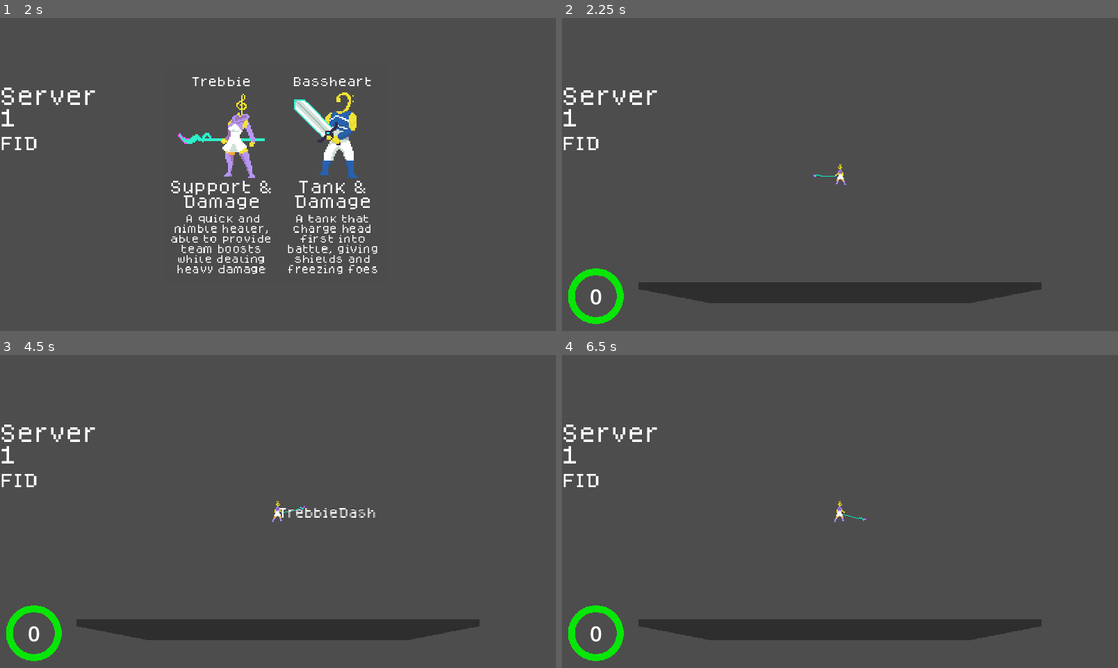
Above: before the commit, frames 1-4 (two rows, left to right).
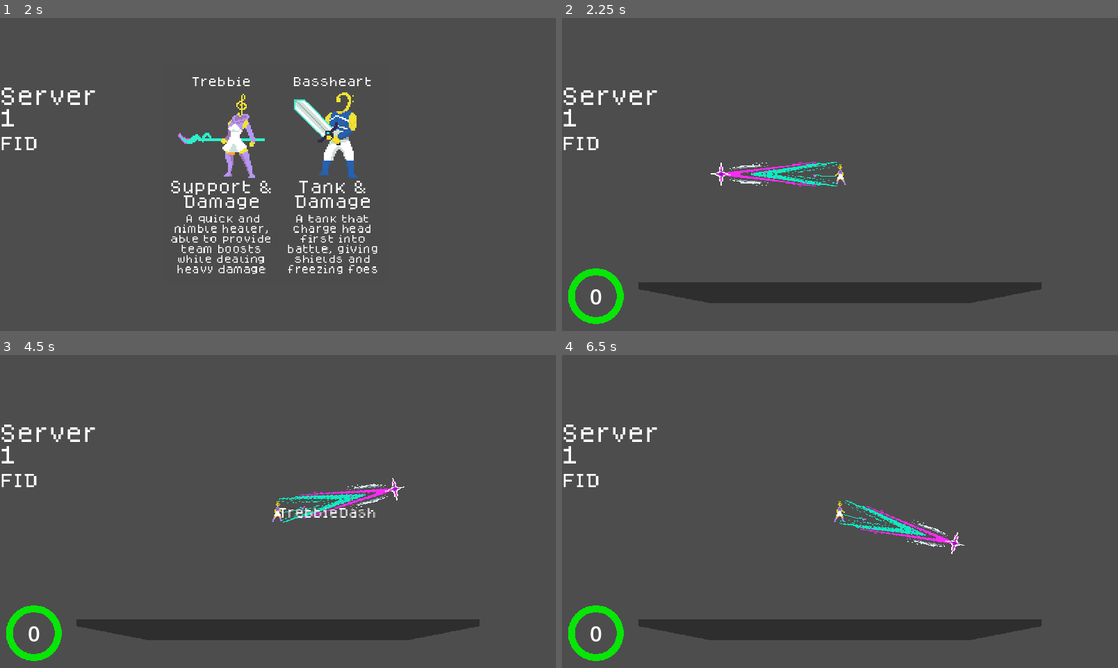
Above: after the commit, the same moments.

Repository: lokasc/rsPrototype
Game: Godot game, scene res://ver_1/game/main/game_manager.tscn
The game is run twice, just before and just after one commit, with the same random seed, the same clock (stepped at 60 frames per second) and the same inputs.
Inputs (mouse positions are in pixels of both pictures, inside the frame that each line leads up to):
- Up to frame 1 (2 s): click (322, 27) at 0.52 s; type "12" at 0.6 s; click "Host" at 1.25 s
- Up to frame 2 (2.25 s): click (784, 174) at 2.02 s
- Up to frame 3 (4.5 s): tap Enter at 2.75 s; move the mouse to (400, 495) at 2.77 s; hold D (right) 2.78-3.53 s; click (400, 495) at 2.85 s; tap Space at 3.5 s; move the mouse to (166, 527) at 3.52 s; hold S (down) 3.53-4.28 s; tap E (ability_1) at 3.6 s; click (166, 527) at 3.8 s; move the mouse to (328, 502) at 4.27 s; hold D (right) from 4.28 s (still down); tap Shift (ability_2) at 4.35 s
- Up to frame 4 (6.5 s): click (890, 502) at 4.55 s; move the mouse to (812, 574) at 5.02 s; release D (right) at 5.03 s; hold W (up) 5.03-5.78 s; click (812, 574) at 5.1 s; tap Enter at 5.75 s; move the mouse to (1006, 558) at 5.77 s; hold A (left) from 5.78 s (still down); click (1006, 558) at 5.85 s

Frame 1 is identical in both runs. In frame 2, 0.6% of the frame differs, in the area x 26-50%, y 46-54%; in frame 3, 0.6%; in frame 4, 0.6%.

Commit message:
Added Attacking effects
they are within rotating weapons node, so that they rotate with the weapon

Diff:
--- a/ver_1/character/hero/Bassheart/bassheart.tscn
+++ b/ver_1/character/hero/Bassheart/bassheart.tscn
@@ -12,6 +12,7 @@
 [ext_resource type="Texture2D" uid="uid://rmwq1hsaaflg" path="res://BassheartLegs.png" id="7_xyf2m"]
 [ext_resource type="Texture2D" uid="uid://dq4x6yv2mi8wv" path="res://BassheartSword.png" id="8_eak1o"]
 [ext_resource type="PackedScene" uid="uid://c48dnnj6ck6nx" path="res://ver_1/status_effects/status_holder.tscn" id="9_1s0eh"]
+[ext_resource type="Texture2D" uid="uid://ck71dhkni1tql" path="res://BassheartAttack_Effect.png" id="9_ghrek"]
 [ext_resource type="PackedScene" uid="uid://brce2a12qkj7v" path="res://ver_1/character/hero/item_holder.tscn" id="10_2w6wo"]
 
 [sub_resource type="SceneReplicationConfig" id="SceneReplicationConfig_x3g2c"]
@@ -89,6 +90,78 @@
 "speed": 5.0
 }]
 
+[sub_resource type="AtlasTexture" id="AtlasTexture_bm056"]
+atlas = ExtResource("9_ghrek")
+region = Rect2(32, 0, 32, 32)
+
+[sub_resource type="AtlasTexture" id="AtlasTexture_aenq7"]
+atlas = ExtResource("9_ghrek")
+region = Rect2(64, 0, 32, 32)
+
+[sub_resource type="AtlasTexture" id="AtlasTexture_6y2sj"]
+atlas = ExtResource("9_ghrek")
+region = Rect2(96, 0, 32, 32)
+
+[sub_resource type="AtlasTexture" id="AtlasTexture_d4xlu"]
+atlas = ExtResource("9_ghrek")
+region = Rect2(160, 0, 32, 32)
+
+[sub_resource type="AtlasTexture" id="AtlasTexture_qp2a2"]
+atlas = ExtResource("9_ghrek")
+region = Rect2(192, 0, 32, 32)
+
+[sub_resource type="AtlasTexture" id="AtlasTexture_7k53v"]
+atlas = ExtResource("9_ghrek")
+region = Rect2(256, 0, 32, 32)
+
+[sub_resource type="AtlasTexture" id="AtlasTexture_ed744"]
+atlas = ExtResource("9_ghrek")
+region = Rect2(288, 0, 32, 32)
+
+[sub_resource type="AtlasTexture" id="AtlasTexture_aweuu"]
+atlas = ExtResource("9_ghrek")
+region = Rect2(320, 0, 32, 32)
+
+[sub_resource type="SpriteFrames" id="SpriteFrames_8jcmt"]
+animations = [{
+"frames": [{
+"duration": 2.0,
+"texture": null
+}, {
+"duration": 1.0,
+"texture": SubResource("AtlasTexture_bm056")
+}, {
+"duration": 1.0,
+"texture": SubResource("AtlasTexture_aenq7")
+}, {
+"duration": 1.0,
+"texture": SubResource("AtlasTexture_6y2sj")
+}, {
+"duration": 2.0,
+"texture": SubResource("AtlasTexture_d4xlu")
+}, {
+"duration": 1.0,
+"texture": SubResource("AtlasTexture_qp2a2")
+}, {
+"duration": 1.0,
+"texture": SubResource("AtlasTexture_7k53v")
+}, {
+"duration": 1.0,
+"texture": SubResource("AtlasTexture_ed744")
+}, {
+"duration": 1.0,
+"texture": SubResource("AtlasTexture_aweuu")
+}],
+"loop": false,
+"name": &"attack_effect",
+"speed": 20.0
+}, {
+"frames": [],
+"loop": false,
+"name": &"default",
+"speed": 5.0
+}]
+
 [sub_resource type="CircleShape2D" id="CircleShape2D_dxm3o"]
 radius = 100.0
 
@@ -275,6 +348,8 @@
 
 [node name="Sprites" type="Node2D" parent="."]
 position = Vector2(-3.8147e-06, -1.90735e-06)
+metadata/_edit_lock_ = true
+metadata/_edit_group_ = true
 
 [node name="TorsoSprite2D" type="Sprite2D" parent="Sprites"]
 texture = ExtResource("6_t655f")
@@ -288,6 +363,14 @@
 
 [node name="RotatingWeapon" type="Node2D" parent="Sprites"]
 
+[node name="EffectSprite2D" type="AnimatedSprite2D" parent="Sprites/RotatingWeapon"]
+position = Vector2(57, 0)
+scale = Vector2(2.46875, 3.21875)
+sprite_frames = SubResource("SpriteFrames_8jcmt")
+animation = &"attack_effect"
+frame = 8
+frame_progress = 1.0
+
 [node name="WeaponSprite2D" type="Sprite2D" parent="Sprites/RotatingWeapon"]
 position = Vector2(7.655, 0)
 texture = ExtResource("8_eak1o")
@@ -321,6 +404,7 @@
 [node name="PlayerCamera" parent="." instance=ExtResource("5_4lu4u")]
 
 [node name="StatusHolder" parent="." instance=ExtResource("9_1s0eh")]
+metadata/_edit_lock_ = true
 
 [node name="ItemHolder" parent="." instance=ExtResource("10_2w6wo")]
 
--- a/ver_1/character/hero/Bassheart/bassheart_attack.gd
+++ b/ver_1/character/hero/Bassheart/bassheart_attack.gd
@@ -13,6 +13,7 @@
 @onready var hitbox_timer : Timer = $HitboxReset
 @onready var weapon_sprite : Node2D = $"../Sprites/RotatingWeapon"
 @onready var leg_sprite : AnimatedSprite2D = $"../Sprites/LegSprite2D"
+@onready var effect_sprite : AnimatedSprite2D = $"../Sprites/RotatingWeapon/EffectSprite2D"
 
 # Initialize abilities
 # WARNING: export variables wont be avaliable on init, use enter_tree
@@ -102,6 +103,8 @@
 	super()
 	if hero.animator.has_animation("attack"):
 		hero.animator.play("attack")
+		effect_sprite.show()
+		effect_sprite.play("attack_effect")
 	hitbox.monitoring = true
 	hitbox.get_child(0).debug_color = Color("dd488d6b")
 	hitbox_timer.start(hitbox_time_active)
@@ -121,3 +124,4 @@
 func _on_animation_player_animation_finished(anim_name: StringName) -> void:
 	if hero.animator.has_animation("idle"):
 		hero.animator.play("idle")
+		effect_sprite.hide()
--- a/ver_1/character/hero/Trebbie/trebbie.tscn
+++ b/ver_1/character/hero/Trebbie/trebbie.tscn
@@ -11,6 +11,7 @@
 [ext_resource type="Texture2D" uid="uid://ckebh3vpkft4n" path="res://TrebbieAttack_Spear_32x32_sheet.png" id="7_h1fii"]
 [ext_resource type="Theme" uid="uid://bi5qmx7rssrn2" path="res://rs_theme.tres" id="7_mxa2u"]
 [ext_resource type="PackedScene" uid="uid://d0b8cqs24tfpe" path="res://ver_1/game/camera/player_camera.tscn" id="7_wun86"]
+[ext_resource type="Texture2D" uid="uid://3eyeiu42nc0w" path="res://TrebbieAttackEffect.png" id="9_m11f6"]
 [ext_resource type="PackedScene" uid="uid://c48dnnj6ck6nx" path="res://ver_1/status_effects/status_holder.tscn" id="10_mee78"]
 [ext_resource type="PackedScene" uid="uid://brce2a12qkj7v" path="res://ver_1/character/hero/item_holder.tscn" id="11_ptp62"]
 
@@ -82,6 +83,68 @@
 "speed": 5.0
 }]
 
+[sub_resource type="AtlasTexture" id="AtlasTexture_p278r"]
+atlas = ExtResource("9_m11f6")
+region = Rect2(96, 0, 96, 32)
+
+[sub_resource type="AtlasTexture" id="AtlasTexture_81rji"]
+atlas = ExtResource("9_m11f6")
+region = Rect2(192, 0, 96, 32)
+
+[sub_resource type="AtlasTexture" id="AtlasTexture_rribi"]
+atlas = ExtResource("9_m11f6")
+region = Rect2(288, 0, 96, 32)
+
+[sub_resource type="AtlasTexture" id="AtlasTexture_q84p4"]
+atlas = ExtResource("9_m11f6")
+region = Rect2(384, 0, 96, 32)
+
+[sub_resource type="AtlasTexture" id="AtlasTexture_bb252"]
+atlas = ExtResource("9_m11f6")
+region = Rect2(480, 0, 96, 32)
+
+[sub_resource type="AtlasTexture" id="AtlasTexture_arj2x"]
+atlas = ExtResource("9_m11f6")
+region = Rect2(576, 0, 96, 32)
+
+[sub_resource type="AtlasTexture" id="AtlasTexture_2jk02"]
+atlas = ExtResource("9_m11f6")
+region = Rect2(672, 0, 96, 32)
+
+[sub_resource type="SpriteFrames" id="SpriteFrames_7wim5"]
+animations = [{
+"frames": [{
+"duration": 1.0,
+"texture": SubResource("AtlasTexture_p278r")
+}, {
+"duration": 1.0,
+"texture": SubResource("AtlasTexture_81rji")
+}, {
+"duration": 2.0,
+"texture": SubResource("AtlasTexture_rribi")
+}, {
+"duration": 1.0,
+"texture": SubResource("AtlasTexture_q84p4")
+}, {
+"duration": 1.0,
+"texture": SubResource("AtlasTexture_bb252")
+}, {
+"duration": 1.0,
+"texture": SubResource("AtlasTexture_arj2x")
+}, {
+"duration": 1.0,
+"texture": SubResource("AtlasTexture_2jk02")
+}],
+"loop": false,
+"name": &"attack_effect",
+"speed": 15.0
+}, {
+"frames": [],
+"loop": true,
+"name": &"default",
+"speed": 5.0
+}]
+
 [sub_resource type="Animation" id="Animation_43v52"]
 length = 0.001
 tracks/0/type = "value"
@@ -111,7 +174,7 @@
 tracks/2/type = "value"
 tracks/2/imported = false
 tracks/2/enabled = true
-tracks/2/path = NodePath("Sprites/WeaponSprite2D:frame")
+tracks/2/path = NodePath("Sprites/RotatingWeapon/WeaponSprite2D:frame")
 tracks/2/interp = 1
 tracks/2/loop_wrap = true
 tracks/2/keys = {
@@ -152,7 +215,7 @@
 tracks/2/type = "value"
 tracks/2/imported = false
 tracks/2/enabled = true
-tracks/2/path = NodePath("Sprites/WeaponSprite2D:frame")
+tracks/2/path = NodePath("Sprites/RotatingWeapon/WeaponSprite2D:frame")
 tracks/2/interp = 1
 tracks/2/loop_wrap = true
 tracks/2/keys = {
@@ -179,7 +242,7 @@
 tracks/1/type = "value"
 tracks/1/imported = false
 tracks/1/enabled = true
-tracks/1/path = NodePath("Sprites/WeaponSprite2D:frame")
+tracks/1/path = NodePath("Sprites/RotatingWeapon/WeaponSprite2D:frame")
 tracks/1/interp = 1
 tracks/1/loop_wrap = true
 tracks/1/keys = {
@@ -249,11 +312,21 @@
 animation = &"walk"
 offset = Vector2(16, -7.5)
 
-[node name="WeaponSprite2D" type="Sprite2D" parent="Sprites"]
+[node name="RotatingWeapon" type="Node2D" parent="Sprites"]
+
+[node name="WeaponSprite2D" type="Sprite2D" parent="Sprites/RotatingWeapon"]
 texture = ExtResource("7_h1fii")
 offset = Vector2(16, -7.5)
 hframes = 8
 
+[node name="EffectSprite2D" type="AnimatedSprite2D" parent="Sprites/RotatingWeapon"]
+position = Vector2(102, -0.499999)
+scale = Vector2(2.04167, 1.15625)
+sprite_frames = SubResource("SpriteFrames_7wim5")
+animation = &"attack_effect"
+frame = 6
+frame_progress = 1.0
+
 [node name="AnimationPlayer" type="AnimationPlayer" parent="."]
 libraries = {
 "": SubResource("AnimationLibrary_w3did")
@@ -265,6 +338,7 @@
 [node name="HurtBox" type="Area2D" parent="."]
 collision_layer = 2
 collision_mask = 0
+metadata/_edit_group_ = true
 
 [node name="CollisionShape2D" type="CollisionShape2D" parent="HurtBox"]
 shape = SubResource("CapsuleShape2D_n3y4w")
@@ -274,6 +348,7 @@
 [node name="PickUpRadius" type="Area2D" parent="." groups=["pick_up"]]
 collision_layer = 8
 collision_mask = 8
+metadata/_edit_group_ = true
 
 [node name="CollisionShape2D" type="CollisionShape2D" parent="PickUpRadius"]
 shape = SubResource("CircleShape2D_fdqo3")
--- a/ver_1/character/hero/Trebbie/trebbie_attack.gd
+++ b/ver_1/character/hero/Trebbie/trebbie_attack.gd
@@ -16,8 +16,9 @@
 @onready var hitbox : Area2D = $AttackHitBox
 @onready var hitbox_timer : Timer = $HitboxReset
 @onready var tip_hitbox : Area2D = $TipHitBox
-@onready var weapon_sprite : Sprite2D = $"../Sprites/WeaponSprite2D"
+@onready var weapon_sprite : Node2D = $"../Sprites/RotatingWeapon"
 @onready var leg_sprite : AnimatedSprite2D = $"../Sprites/LegSprite2D"
+@onready var effect_sprite : AnimatedSprite2D = $"../Sprites/RotatingWeapon/EffectSprite2D"
 
 func _init() -> void:
 	super()
@@ -125,6 +126,8 @@
 
 	if hero.animator.has_animation("attack"):
 		hero.animator.play("attack")
+		effect_sprite.show()
+		effect_sprite.play("attack_effect")
 
 	hitbox.monitoring = true
 	tip_hitbox.monitoring = true
@@ -154,3 +157,4 @@
 func _on_animation_player_animation_finished(anim_name: StringName) -> void:
 	if hero.animator.has_animation("idle"):
 		hero.animator.play("idle")
+		effect_sprite.hide()
Binary file added: BassheartAttack_Effect.png
Not shown, added: BassheartAttack_Effect.png.import
Binary file added: TrebbieAttackEffect.png
Not shown, added: TrebbieAttackEffect.png.import
Not shown: 1 places in ver_1/character/hero/Bassheart/bassheart.tscn that only renumber resources
Not shown: 1 places in ver_1/character/hero/Trebbie/trebbie.tscn that only renumber resources
